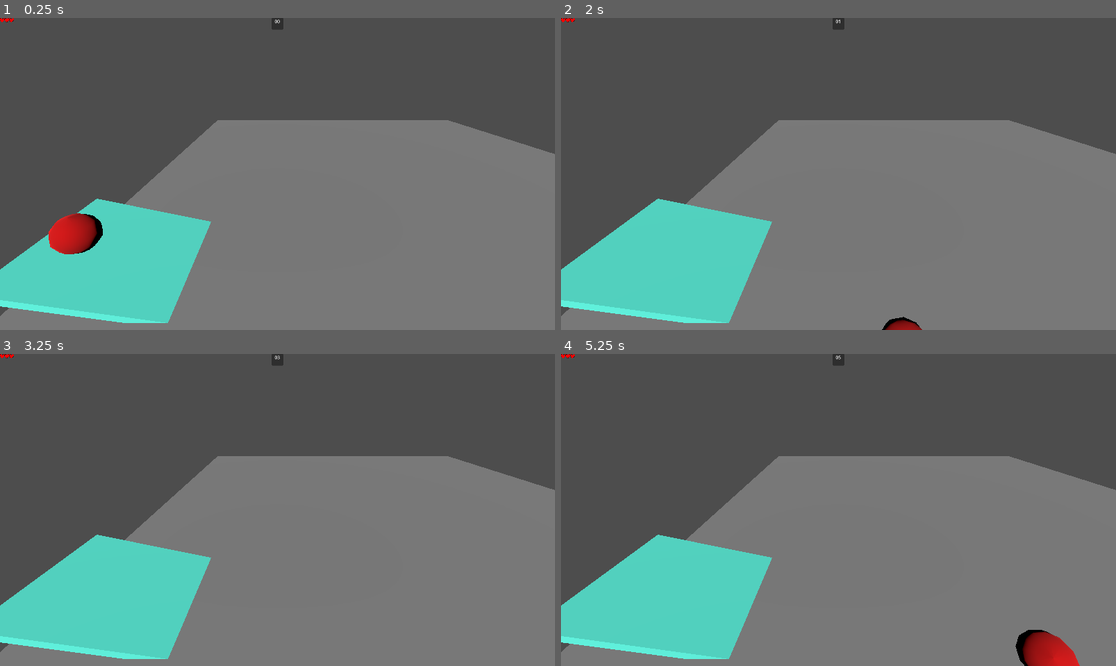
Above: before the commit, frames 1-4 (two rows, left to right).
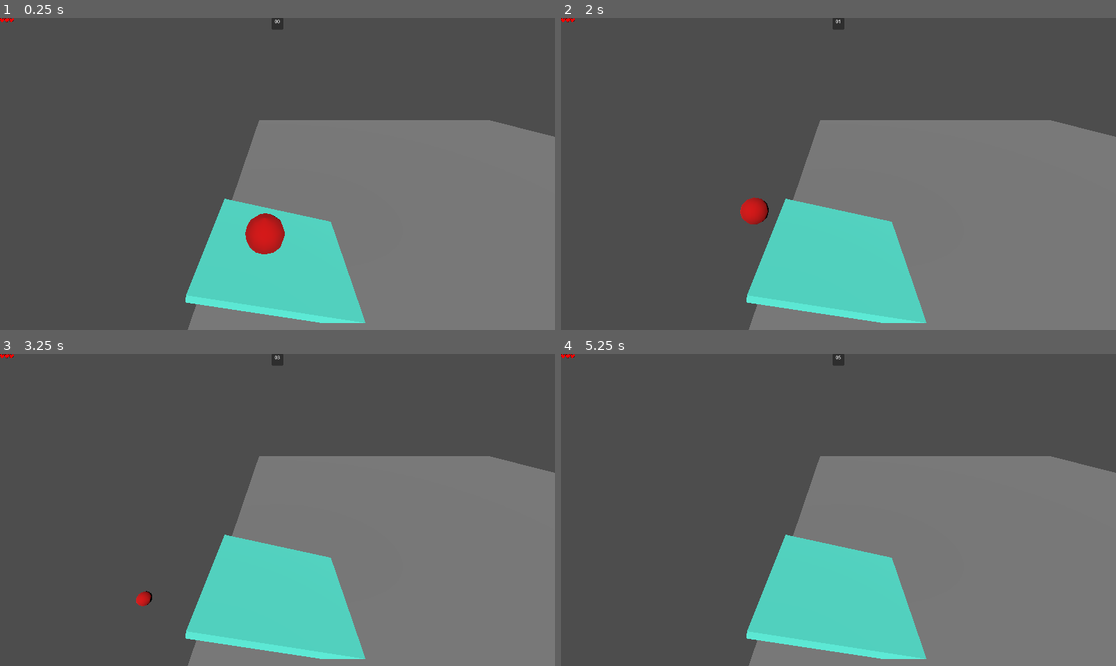
Above: after the commit, the same moments.

Repository: leon-arndt/InnoEngineJam2023
Game: Godot game, scene res://main.tscn
Two runs of this game, one before a commit and one after it. Both use one fixed random seed, a clock stepped at 60 frames per second and the inputs below.
Inputs:
- Up to frame 1 (0.25 s): no input
- Up to frame 2 (2 s): hold Right (move_right) 0.53-1.28 s; hold Down (move_backward) from 1.28 s (still down)
- Up to frame 3 (3.25 s): release Down (move_backward) at 2.03 s; hold Right (move_right) 2.03-2.78 s; hold Up (move_forward) from 2.78 s (still down)
- Up to frame 4 (5.25 s): release Up (move_forward) at 3.53 s; hold Left (move_left) 3.53-5.03 s; tap Enter at 4.25 s; hold Down (move_backward) from 5.03 s (still down)

The runs differ from the first frame. In frame 1, 26% of the frame differs, in the area x 0-100%, y 32-100%; in frame 2, 26%; in frame 3, 26%; in frame 4, 27%.
Error after the commit: Invalid access to property or key 'position' on a base object of type 'null instance'. (res://FollowCamera.gd:12)

Commit message:
extracted player and camera added camera follow script

Diff:
--- /dev/null
+++ b/FollowCamera.gd
@@ -0,0 +1,13 @@
+extends Camera3D
+
+var camera_target
+
+# Called when the node enters the scene tree for the first time.
+func _ready():
+	camera_target = get_node("/root/Node3D/Player")
+
+
+# Called every frame. 'delta' is the elapsed time since the previous frame.
+func _process(delta):
+	position = camera_target.position + Vector3(-10,10,-10)
+	look_at(camera_target.position)
--- a/PlayerMovement.gd
+++ b/PlayerMovement.gd
@@ -12,5 +12,5 @@
 	var backward = Input.get_action_strength("move_backward")
 	var left = Input.get_action_strength("move_left")
 	var right = Input.get_action_strength("move_right")
-	var direction = Vector3(right-left, 0, backward-forward)
+	var direction = Vector3(left-right, 0, forward-backward)
 	apply_central_force(direction * 800 * delta)
--- /dev/null
+++ b/scenes/player_and_camera.tscn
@@ -0,0 +1,27 @@
+[gd_scene load_steps=5 format=3 uid="uid://bf3ycxp5q04g"]
+
+[ext_resource type="Script" path="res://PlayerMovement.gd" id="1_ns86o"]
+[ext_resource type="Script" path="res://FollowCamera.gd" id="2_vx0lq"]
+
+[sub_resource type="StandardMaterial3D" id="StandardMaterial3D_ccvko"]
+albedo_color = Color(0.827451, 0, 0.00392157, 1)
+
+[sub_resource type="SphereShape3D" id="SphereShape3D_i4vyp"]
+
+[node name="PlayerAndCamera" type="Node"]
+
+[node name="Player" type="RigidBody3D" parent="."]
+transform = Transform3D(1, 0, 0, 0, 1, 0, 0, 0, 1, 0, 1, 0)
+linear_damp = 1.0
+script = ExtResource("1_ns86o")
+
+[node name="CSGSphere3D" type="CSGSphere3D" parent="Player"]
+material_override = SubResource("StandardMaterial3D_ccvko")
+use_collision = true
+
+[node name="CollisionShape3D" type="CollisionShape3D" parent="Player"]
+shape = SubResource("SphereShape3D_i4vyp")
+
+[node name="Camera3D" type="Camera3D" parent="."]
+transform = Transform3D(1, 0, 0, 0, 0.883627, 0.468192, 0, -0.468192, 0.883627, 0.306936, 4.42407, 3.79149)
+script = ExtResource("2_vx0lq")
--- a/testmovement.tscn
+++ b/testmovement.tscn
@@ -1,6 +1,7 @@
-[gd_scene load_steps=5 format=3 uid="uid://doofxeioljq1u"]
+[gd_scene load_steps=6 format=3 uid="uid://doofxeioljq1u"]
 
 [ext_resource type="Script" path="res://PlayerMovement.gd" id="1_mam7h"]
+[ext_resource type="Script" path="res://FollowCamera.gd" id="2_5o42o"]
 
 [sub_resource type="StandardMaterial3D" id="StandardMaterial3D_elyos"]
 albedo_color = Color(0.376471, 0.992157, 0.905882, 1)
@@ -23,20 +24,21 @@
 use_collision = true
 size = Vector3(26.0422, 0.269043, 26.0144)
 
-[node name="RigidBody3D" type="RigidBody3D" parent="."]
+[node name="Player" type="RigidBody3D" parent="."]
 transform = Transform3D(1, 0, 0, 0, 1, 0, 0, 0, 1, 0, 1, 0)
 linear_damp = 1.0
 script = ExtResource("1_mam7h")
 
-[node name="CSGSphere3D" type="CSGSphere3D" parent="RigidBody3D"]
+[node name="CSGSphere3D" type="CSGSphere3D" parent="Player"]
 material_override = SubResource("StandardMaterial3D_ccvko")
 use_collision = true
 
-[node name="CollisionShape3D" type="CollisionShape3D" parent="RigidBody3D"]
+[node name="CollisionShape3D" type="CollisionShape3D" parent="Player"]
 shape = SubResource("SphereShape3D_i4vyp")
 
 [node name="Camera3D" type="Camera3D" parent="."]
-transform = Transform3D(1, 0, 0, 0, 0.883627, 0.468192, 0, -0.468192, 0.883627, 5.00111, 4.42407, 3.79149)
+transform = Transform3D(1, 0, 0, 0, 0.883627, 0.468192, 0, -0.468192, 0.883627, 0.306936, 4.42407, 3.79149)
+script = ExtResource("2_5o42o")
 
 [node name="DirectionalLight3D" type="DirectionalLight3D" parent="."]
 transform = Transform3D(1, 0, 0, 0, 0.761493, 0.648173, 0, -0.648173, 0.761493, -0.520785, 1.92182, 2.14922)
